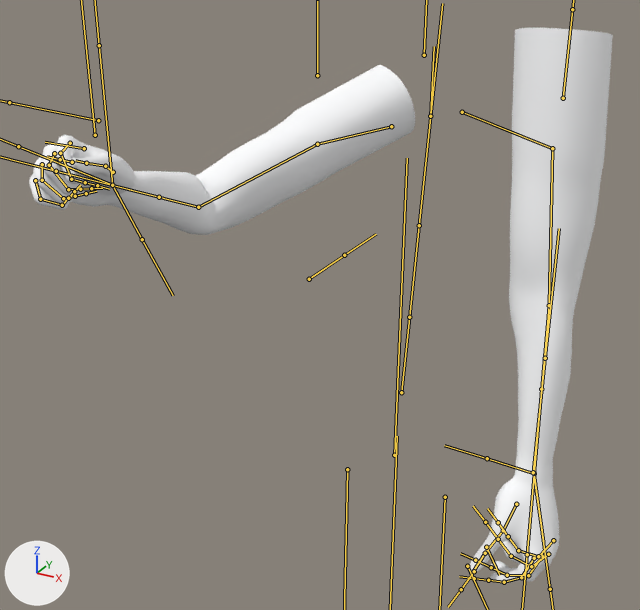
What one commit did to the FBX model care-up/Assets/_PlayerAnimartion/Actions_InsulinInjection.fbx.
Camera for both pictures: a 50 mm camera at (0.476, -1.12, 1.758) aimed at (-0.071, -0.126, 1.261). Lighting does not change. The marker at lower left points along +X, +Y and +Z. Both versions are drawn at frame 16 of the action 'Armature|_insulinInjection_Player_Right_SQ1_L_Lib'; the numbers are the values there. The bones that bend it are drawn over the model as lines.

The first picture shows 'FPArms_Female'.
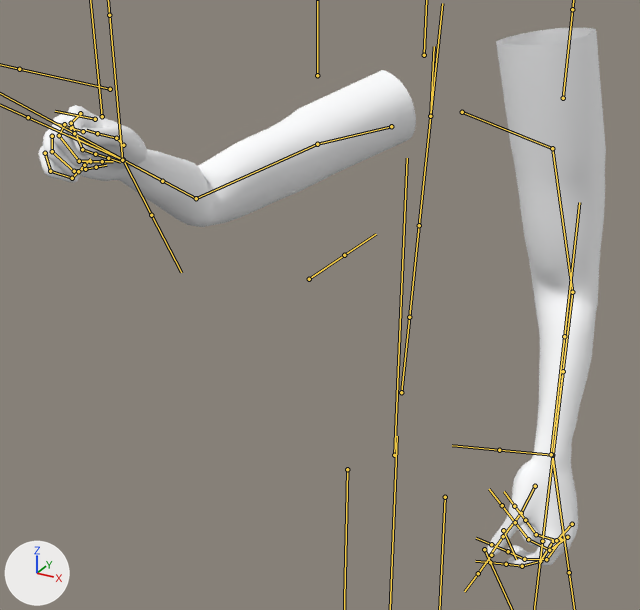
Where the change shows, as pixel boxes [x1, y1, x2, y2] in the pictures (640 x 610 px):
'FPArms_Female', posed: before [29, 28, 613, 584]; after [38, 28, 606, 568]
bone 'LeftArm', root to tip: before (552, 148) to (549, 305); after (552, 148) to (572, 292)
bone 'LeftForeArm', root to tip: before (549, 305) to (536, 445); after (572, 292) to (556, 426)
bone 'LeftHand', root to tip: before (534, 473) to (543, 541); after (552, 455) to (562, 524)
bone 'RightArm', root to tip: before (317, 144) to (198, 207); after (317, 144) to (196, 198)

Diff of the bpy script that builds the scene:
```diff
--- a/care-up/Assets/_PlayerAnimartion/Actions_InsulinInjection.fbx.py
+++ b/care-up/Assets/_PlayerAnimartion/Actions_InsulinInjection.fbx.py
@@ bone_leftarm @@
 bone_leftarm = bpy.data.objects['Armature'].pose.bones['LeftArm']  # child of 'LeftShoulder'
-bone_leftarm.rotation_quaternion = (0.739, 0.63, 0.064, 0.229)  # degrees (78, -11, 25)
+bone_leftarm.rotation_quaternion = (0.756, 0.638, 0.124, 0.078)  # degrees (81, 5, 16)
@@ bone_leftforearm @@
 bone_leftforearm = bpy.data.objects['Armature'].pose.bones['LeftForeArm']  # child of 'LeftArm'
-bone_leftforearm.rotation_quaternion = (0.994, -0.021, -0.094, 0.049)  # degrees (-3, -11, 6)
+bone_leftforearm.rotation_quaternion = (0.933, -0.069, -0.084, 0.344)  # degrees (-11, -6, 41)
@@ bone_lefthand @@
 bone_lefthand = bpy.data.objects['Armature'].pose.bones['LeftHand']  # child of 'LeftForeArm'
-bone_lefthand.rotation_quaternion = (0.986, -0.104, -0.13, 0.028)  # degrees (-13, -14, 5)
+bone_lefthand.rotation_quaternion = (0.99, -0.048, -0.07, -0.113)  # degrees (-5, -9, -13)
@@ bone_rightarm @@
 bone_rightarm = bpy.data.objects['Armature'].pose.bones['RightArm']  # child of 'RightShoulder'
-bone_rightarm.rotation_quaternion = (0.861, 0.362, 0.237, -0.268)  # degrees (38, 37, -21)
+bone_rightarm.rotation_quaternion = (0.846, 0.347, 0.261, -0.309)  # degrees (34, 41, -27)
@@ bone_masterik_hand @@
 bone_masterik_hand = bpy.data.objects['Armature'].pose.bones['masterIK_hand']  # child of 'Hips'
-bone_masterik_hand.location = (-0.021, -0.036, -0.001)
+bone_masterik_hand.location = (-0.001, -0.001, 0.0)
```
